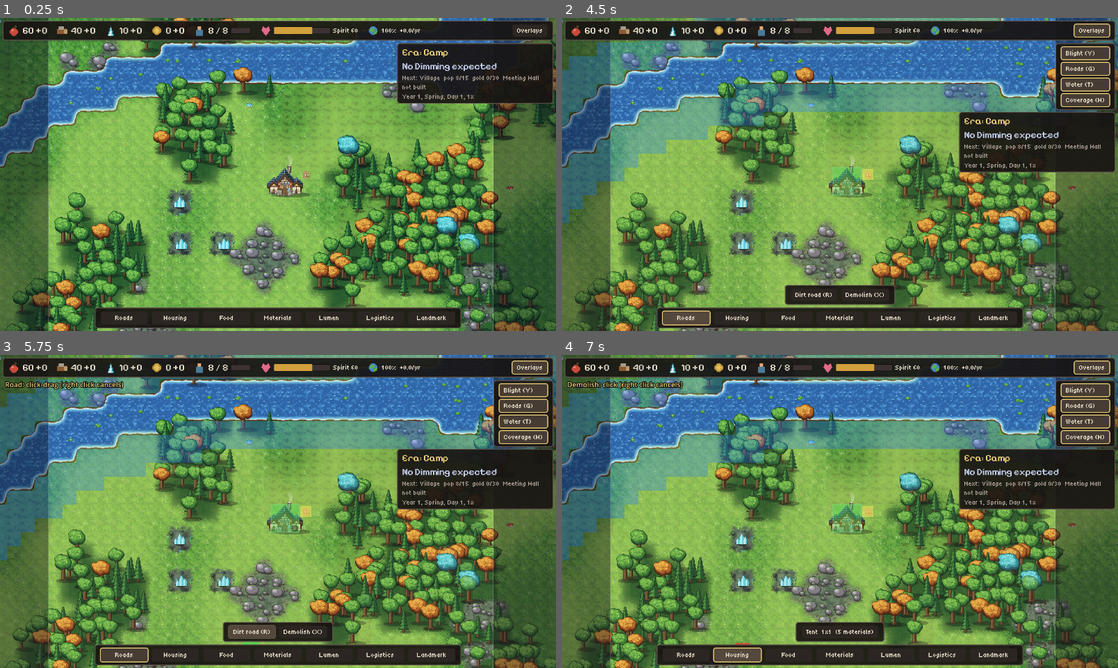
Above: before the commit, frames 1-4 (two rows, left to right).
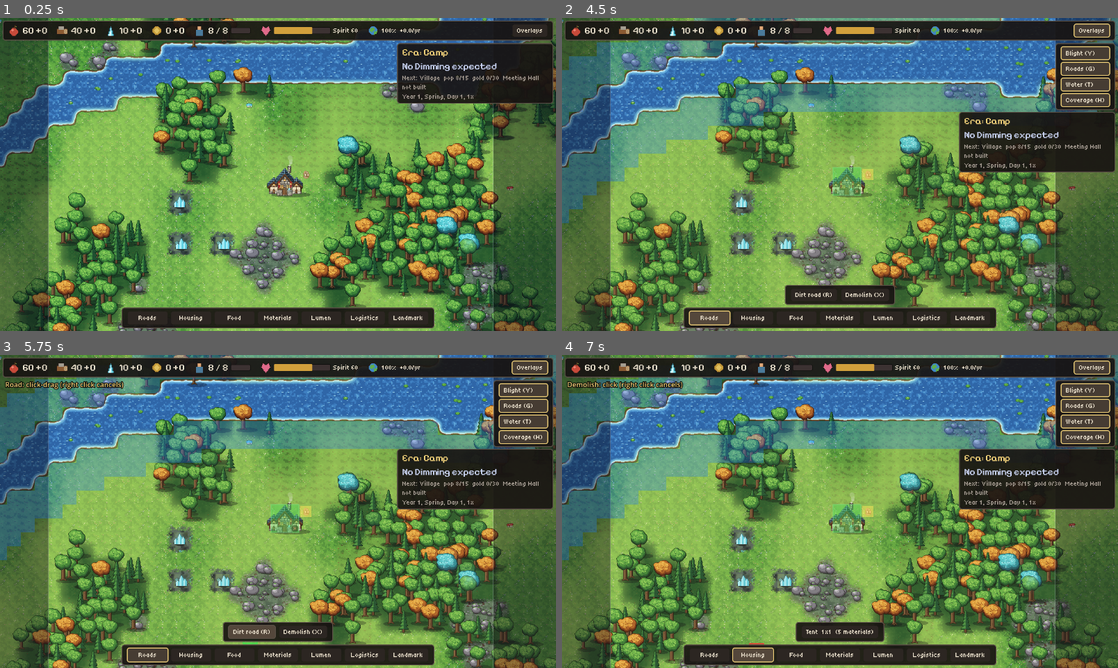
Above: after the commit, the same moments.

Repository: LastNyx/hearthvein
Game: Godot game, scene res://ui/main.tscn
Same seed, same stepped clock (60 frames per second), same inputs: the game is played once before the commit and once after it.
Inputs:
- Up to frame 1 (0.25 s): no input
- Up to frame 2 (4.5 s): click "Overlays" at 0.5 s; click "Blight (V)" at 1.25 s; click "Roads (G)" at 2 s; click "Water (T)" at 2.75 s; click "Coverage (H)" at 3.5 s; click "Roads" at 4.25 s
- Up to frame 3 (5.75 s): click "Dirt road (R)" at 5 s
- Up to frame 4 (7 s): click "Demolish (X)" at 5.75 s; click "Housing" at 6.5 s

The runs differ from the first frame. In frame 1, 1.0% of the frame differs, in the area x 17-83%, y 92-100%; in frame 2, 1.2%; in frame 3, 1.1%; in frame 4, 1.2%.

Commit message:
Add the region map (M) with prices, Buy and reward markers; locked-region reward markers on the map; two-row build bar

Diff:
--- a/render/map_view.gd
+++ b/render/map_view.gd
@@ -385,4 +385,17 @@
 			var owned := map.is_region_owned(r)
 			if not owned:
 				draw_rect(rect, DIM)
+				_draw_reward(map.get_region_reward(r), map.region_reward_pos[r])
 			draw_rect(rect, BORDER_OWNED if owned else BORDER_LOCKED, false, 1.0)
+
+	## Small diamond marker on the reward tile of a locked region (design section 4), bright enough to read through the dim.
+	func _draw_reward(reward: String, pos: Vector2i) -> void:
+		if reward == "" or pos.x < 0:
+			return
+		var c: Color = MapState.REWARD_COLORS.get(reward, Color.WHITE)
+		var o := (Vector2(pos) + Vector2(0.5, 0.5)) * TILE
+		var k := TILE * 1.1
+		var pts := PackedVector2Array([o + Vector2(0, -k), o + Vector2(k, 0), o + Vector2(0, k), o + Vector2(-k, 0)])
+		draw_colored_polygon(pts, Color(c, 0.9))
+		pts.append(pts[0])
+		draw_polyline(pts, Color(0.05, 0.05, 0.1, 0.9), 2.0)
--- a/sim/map_state.gd
+++ b/sim/map_state.gd
@@ -27,6 +27,10 @@
 const REWARD_OLD_FOREST := "old_forest"
 const REWARD_SPRING := "spring"
 const REWARD_TYPES: Array[String] = [REWARD_RICH_VEIN, REWARD_RUINS, REWARD_FERTILE_VALLEY, REWARD_OLD_FOREST, REWARD_SPRING]
+
+## Marker colours of the reward types (the locked-region marker on the map and the region map).
+const REWARD_COLORS := {"rich_vein": Color("7fe0f0"), "ruins": Color("d8c08a"), "fertile_valley": Color("a4d25a"),
+		"old_forest": Color("4ea060"), "spring": Color("6ab4f0")}
 
 var seed_used: int = 0
 ## terrain byte -> terrain def id (sorted ids of DataRegistry.terrain at generation time).
--- a/test/test_hud_model.gd
+++ b/test/test_hud_model.gd
@@ -280,3 +280,61 @@
 			found = true
 			assert_true(e["covered"])
 	assert_true(found)
+
+
+# ---------------------------------------------------------------- region map (ticket 25c)
+
+func test_region_rows_owned_buyable_locked() -> void:
+	var rows := m.region_rows()
+	assert_eq(rows.size(), 16)
+	var start: int = s.map.start_region
+	assert_eq(rows[start]["state"], "owned")
+	assert_eq(rows[start]["note"], "Home")
+	var buyable := 0
+	for r in rows:
+		if r["state"] == "buyable":
+			buyable += 1
+			assert_true(MapState.region_neighbours(r["region"]).has(start))
+			assert_eq(r["price"], 50)
+			assert_eq(r["reason"], "gold")
+			assert_eq(r["note"], "Need 50 gold")
+		elif r["state"] == "locked":
+			assert_eq(r["price"], 0)
+			assert_eq(r["note"], "Locked")
+	assert_eq(buyable, MapState.region_neighbours(start).size())
+
+
+func test_region_rows_buy_updates_price_and_state() -> void:
+	s.gold = 500.0
+	var target := -1
+	for r in m.region_rows():
+		if r["state"] == "buyable":
+			assert_true(r["can_buy"])
+			assert_eq(r["note"], "")
+			target = r["region"]
+	assert_true(m.buy_region(target))
+	var rows := m.region_rows()
+	assert_eq(rows[target]["state"], "owned")
+	assert_eq(rows[target]["note"], "Owned")
+	assert_eq(s.gold, 450.0)
+	for r in rows:
+		if r["state"] == "buyable":
+			assert_eq(r["price"], 100)
+	var locked_buy := -1
+	for r in rows:
+		if r["state"] == "locked":
+			locked_buy = r["region"]
+	assert_false(m.buy_region(locked_buy))
+
+
+func test_region_rows_rewards_shown_on_locked_regions() -> void:
+	var seen := 0
+	for r in m.region_rows():
+		var want := s.map.get_region_reward(r["region"])
+		assert_eq(r["reward"], want)
+		if want != "":
+			seen += 1
+			assert_ne(r["reward_label"], "")
+			assert_true(r["reward_pos"].x >= 0)
+			assert_true(MapState.region_rect(r["region"]).has_point(r["reward_pos"]))
+	assert_true(seen >= 4)
--- /dev/null
+++ b/tools/region_shot.gd
@@ -0,0 +1,33 @@
+extends SceneTree
+## Windowed screenshots of the region map: godot --path . -s tools/region_shot.gd [-- seed]
+## Writes /tmp/hv_region_bar.png (main view, Village build bar with every category showing, 1280x720) and
+## /tmp/hv_region_map.png (the region map open on M, gold for one region).
+
+func _shoot(path: String) -> void:
+	for i in 4:
+		await process_frame
+	await RenderingServer.frame_post_draw
+	root.get_texture().get_image().save_png(path)
+
+
+func _init() -> void:
+	var args := OS.get_cmdline_user_args()
+	var main: Node = load("res://ui/main.tscn").instantiate()
+	main.game_seed = int(args[0]) if args.size() > 0 else 42
+	root.add_child(main)
+	await process_frame
+	var s: Settlement = main.settlement
+	var hud := main.get_node("Hud") as Hud
+	s.era_override = "village"
+	hud._rebuild_categories()
+	s.gold = 60.0
+	var cam: CameraController = main.get_node("Camera")
+	cam.set_zoom_step(2)
+	hud.open_category("civic")
+	await _shoot("/tmp/hv_region_bar.png")
+	hud.open_category("civic")
+	hud.toggle_region_map()
+	await _shoot("/tmp/hv_region_map.png")
+	print("categories: ", main.hud_model.build_bar().size(), " buyable rows: ",
+			main.hud_model.region_rows().filter(func(r: Dictionary) -> bool: return r["state"] == "buyable").size())
+	quit()
--- a/ui/hud.gd
+++ b/ui/hud.gd
@@ -48,7 +48,8 @@
 var _sel_halt: Label
 var _sel_warn: Label
 var _prio_buttons: Dictionary = {}
-var _cat_box: HBoxContainer
+var _cat_box: GridContainer
+var _region_map: RegionMap
 var _cat_buttons: Dictionary = {}
 var _fly_panel: PanelContainer
 var _fly_box: HBoxContainer
@@ -100,6 +101,10 @@
 	add_child(_float)
 	_float.set_anchors_and_offsets_preset(Control.PRESET_FULL_RECT)
 	_build_selection_panel(_float)
+	_region_map = RegionMap.new()
+	_float.add_child(_region_map)
+	_region_map.setup(self, model)
+	_region_map.resized.connect(_center_region_map)
 	_build_bar(col)
 	model.s.events.subscribe("era_changed", func(_e: Dictionary) -> void: _rebuild_categories())
 	refresh()
@@ -400,8 +405,9 @@
 	_fly_panel.visible = false
 	var p := _panel(parent)
 	p.size_flags_horizontal = Control.SIZE_SHRINK_CENTER
-	_cat_box = HBoxContainer.new()
-	_cat_box.add_theme_constant_override("separation", 6)
+	_cat_box = GridContainer.new()
+	_cat_box.add_theme_constant_override("h_separation", 4)
+	_cat_box.add_theme_constant_override("v_separation", 4)
 	p.add_child(_cat_box)
 	_rebuild_categories()
 
@@ -410,9 +416,12 @@
 	for c in _cat_box.get_children():
 		c.queue_free()
 	_cat_buttons.clear()
-	for cat in model.build_bar():
+	var cats := model.build_bar()
+	# Up to 8 categories share one row; more wrap into two so 10-12 fit at 1280 px.
+	_cat_box.columns = cats.size() if cats.size() <= 8 else ceili(cats.size() / 2.0)
+	for cat in cats:
 		var b := _button(_cat_box, cat["label"], 16)
-		b.custom_minimum_size = Vector2(112, 34)
+		b.custom_minimum_size = Vector2(96, 34)
 		b.pressed.connect(open_category.bind(cat["id"]))
 		_cat_buttons[cat["id"]] = b
 	_show_flyout()
@@ -477,11 +486,23 @@
 	_refresh_overlay_buttons()
 	_refresh_selection()
 	_refresh_notes()
+	_region_map.refresh()
+
+
+func toggle_region_map() -> void:
+	_region_map.toggle()
+
+
+func _center_region_map() -> void:
+	var vp := get_viewport().get_visible_rect().size
+	_region_map.position = ((vp - _region_map.size) / 2.0).floor()
 
 
 func _process(delta: float) -> void:
 	if _sel_panel.visible:
 		_place_selection_panel()
+	if _region_map.visible:
+		_center_region_map()
 	_acc += delta
 	if _acc >= 0.2:
 		_acc = 0.0
@@ -490,7 +511,7 @@
 
 ## True when Esc would still cancel something (build tool, selection, open build flyout): then it is not the menu's.
 func has_cancelable() -> bool:
-	return (build != null and build.mode != BuildController.Mode.NONE) or model.selected_id >= 0 or _open_cat != ""
+	return _region_map.visible or (build != null and build.mode != BuildController.Mode.NONE) or model.selected_id >= 0 or _open_cat != ""
 
 
 func _unhandled_input(event: InputEvent) -> void:
@@ -500,8 +521,10 @@
 			KEY_G: _on_overlay("roads")
 			KEY_T: _on_overlay("water")
 			KEY_H: _on_overlay("coverage")
+			KEY_M: _region_map.toggle()
 			KEY_B: open_category("housing" if _open_cat == "" else _open_cat)
 			KEY_ESCAPE:
+				_region_map.close()
 				model.clear_selection()
 				_open_cat = ""
 				_show_flyout()
--- a/ui/hud_model.gd
+++ b/ui/hud_model.gd
@@ -8,6 +8,8 @@
 const CATEGORY_ORDER: Array[String] = ["roads", "housing", "food", "materials", "lumen", "refining", "gold",
 		"water", "logistics", "civic", "sky", "landmark"]
 const RESOURCES: Array[String] = ["food", "materials", "lumen", "gold"]
+const REWARD_LABELS := {"rich_vein": "Rich vein", "ruins": "Ruins", "fertile_valley": "Fertile valley",
+		"old_forest": "Old forest", "spring": "Spring"}
 const PRIORITY_LABELS := {"low": "Low", "normal": "Normal", "high": "High"}
 
 var s: Settlement
@@ -363,3 +365,36 @@
 			continue
 		out.append({"id": bid, "covered": sys != null and sys.home_covered(s, bid)})
 	return out
+
+
+# ---------------------------------------------------------------- region map
+
+## One row per region (index = row * 4 + col) for the region map (key M): {region, col, row, rect (tiles), owned, start,
+## state (owned|buyable|locked), price (gold, buyable regions only, else 0), can_buy, reason (Settlement.can_buy_region),
+## note (player text: "Owned", "Home", "Locked", "Need 50 gold" or ""), reward (id or ""), reward_label, reward_pos}.
+func region_rows() -> Array[Dictionary]:
+	var out: Array[Dictionary] = []
+	var m := s.map
+	var price := s.next_region_price()
+	for r in MapState.REGION_COUNT:
+		var owned := m.is_region_owned(r)
+		var can := s.can_buy_region(r)
+		var reason: String = can["reason"]
+		var buyable := not owned and reason != "not_adjacent" and reason != "unknown"
+		var state := "owned" if owned else ("buyable" if buyable else "locked")
+		var note := ""
+		match state:
+			"owned": note = "Home" if r == m.start_region else "Owned"
+			"locked": note = "Locked"
+			_: note = "" if can["ok"] else "Need %d gold" % price
+		var reward := m.get_region_reward(r)
+		out.append({"region": r, "col": r % MapState.REGION_COLS, "row": r / MapState.REGION_COLS,
+				"rect": MapState.region_rect(r), "owned": owned, "start": r == m.start_region, "state": state,
+				"price": price if buyable else 0, "can_buy": can["ok"], "reason": reason, "note": note,
+				"reward": reward, "reward_label": REWARD_LABELS.get(reward, ""), "reward_pos": m.region_reward_pos[r]})
+	return out
+
+
+## Command: buy region r through the Settlement.
+func buy_region(r: int) -> bool:
+	return s.buy_region(r)
--- /dev/null
+++ b/ui/region_map.gd
@@ -0,0 +1,155 @@
+class_name RegionMap
+extends PanelContainer
+## The region map (key M, design.md section 4): the 4x4 region grid over a scaled summary of the real terrain. Owned
+## regions are bright, buyable ones (4-adjacent to an owned region) show their price and a Buy button (disabled, with the
+## reason, when gold is short), the rest are dimmed; each reward gets a marker and a short label. Thin: rows come from
+## HudModel.region_rows(), Buy goes through HudModel.buy_region().
+
+const SCALE := 5  # screen pixels per map tile: 128 x 96 tiles -> 640 x 480
+const CELL := Vector2(MapState.REGION_W * SCALE, MapState.REGION_H * SCALE)
+const GROUND_COLORS := {"water": Color("3d6a9a"), "grass": Color("6a9a48"), "forest": Color("2f5e32"),
+		"soil": Color("8a6a42"), "rock": Color("8a8a8e"), "vein": Color("6fd8e8"), "sky": Color("c8d8f0")}
+
+var hud: Hud
+var model: HudModel
+var _tex: TextureRect
+var _marks: Marks
+var _gold: Label
+var _buttons: Dictionary = {}  # region -> Button
+var _notes: Dictionary = {}  # region -> Label
+
+
+func setup(h: Hud, m: HudModel) -> void:
+	hud = h
+	model = m
+	add_theme_stylebox_override("panel", hud._style())
+	mouse_filter = Control.MOUSE_FILTER_STOP
+	var v := VBoxContainer.new()
+	v.add_theme_constant_override("separation", 6)
+	add_child(v)
+	var head := HBoxContainer.new()
+	v.add_child(head)
+	var title := hud._label(head, 18, Hud.GOLD)
+	title.text = "Regions"
+	var sp := Control.new()
+	sp.size_flags_horizontal = Control.SIZE_EXPAND_FILL
+	head.add_child(sp)
+	_gold = hud._label(head, 17, Hud.GOLD)
+	var holder := Control.new()
+	holder.custom_minimum_size = Vector2(MapState.WIDTH * SCALE, MapState.HEIGHT * SCALE)
+	v.add_child(holder)
+	_tex = TextureRect.new()
+	_tex.texture_filter = CanvasItem.TEXTURE_FILTER_NEAREST
+	_tex.expand_mode = TextureRect.EXPAND_IGNORE_SIZE
+	_tex.stretch_mode = TextureRect.STRETCH_SCALE
+	_tex.mouse_filter = Control.MOUSE_FILTER_IGNORE
+	holder.add_child(_tex)
+	_tex.size = Vector2(MapState.WIDTH * SCALE, MapState.HEIGHT * SCALE)
+	_marks = Marks.new()
+	_marks.owner_panel = self
+	_marks.mouse_filter = Control.MOUSE_FILTER_IGNORE
+	holder.add_child(_marks)
+	_marks.size = _tex.size
+	for r in MapState.REGION_COUNT:
+		var origin := Vector2((r % MapState.REGION_COLS) * CELL.x, (r / MapState.REGION_COLS) * CELL.y)
+		var b := hud._button(holder, "Buy", 16)
+		b.position = origin + Vector2(CELL.x / 2.0 - 50.0, CELL.y - 62.0)
+		b.custom_minimum_size = Vector2(100, 28)
+		b.size = Vector2(100, 28)
+		b.pressed.connect(_buy.bind(r))
+		_buttons[r] = b
+		var n := hud._label(holder, 14, Hud.INK)
+		n.position = origin + Vector2(0, CELL.y - 28.0)
+		n.size = Vector2(CELL.x, 20)
+		n.horizontal_alignment = HORIZONTAL_ALIGNMENT_CENTER
+		_notes[r] = n
+	var hint := hud._label(v, 14, Hud.DIM)
+	hint.text = "Buy a region next to your land. M or Esc closes."
+	visible = false
+
+
+func open() -> void:
+	_tex.texture = ImageTexture.create_from_image(minimap_image(model.s.map))
+	visible = true
+	refresh()
+
+
+func close() -> void:
+	visible = false
+
+
+func toggle() -> void:
+	if visible:
+		close()
+	else:
+		open()
+
+
+func _buy(r: int) -> void:
+	model.buy_region(r)
+	refresh()
+
+
+func refresh() -> void:
+	if not visible:
+		return
+	_gold.text = "Gold %d" % floori(model.s.gold)
+	_marks.rows = model.region_rows()
+	for row: Dictionary in _marks.rows:
+		var r: int = row["region"]
+		var b: Button = _buttons[r]
+		b.visible = row["state"] == "buyable"
+		b.text = "Buy %d" % row["price"]
+		b.disabled = not row["can_buy"]
+		var n: Label = _notes[r]
+		n.text = row["note"]
+		n.add_theme_color_override("font_color", Hud.GOLD if row["state"] == "buyable" else Hud.INK)
+	_marks.queue_redraw()
+
+
+## One pixel per map tile, coloured by its ground; scaled up with nearest filtering.
+static func minimap_image(map: MapState) -> Image:
+	var img := Image.create(MapState.WIDTH, MapState.HEIGHT, false, Image.FORMAT_RGBA8)
+	var cache := {}
+	for y in MapState.HEIGHT:
+		for x in MapState.WIDTH:
+			var id := map.terrain_id_at(x, y)
+			if not cache.has(id):
+				cache[id] = GROUND_COLORS.get(ArtLibrary.ground_of(id) if ArtLibrary.has_terrain(id) else "grass",
+						GROUND_COLORS["grass"])
+			img.set_pixel(x, y, cache[id])
+	return img
+
+
+## Dimming, borders and reward markers over the minimap (drawn under the Buy buttons).
+class Marks extends Control:
+	var owner_panel: RegionMap
+	var rows: Array[Dictionary] = []
+
+	func _draw() -> void:
+		var font := owner_panel.hud._px_font(14)
+		var fsize := Hud._px_size(14)
+		for row: Dictionary in rows:
+			var origin := Vector2(row["col"] * CELL.x, row["row"] * CELL.y)
+			var rect := Rect2(origin, CELL)
+			match row["state"]:
+				"locked": draw_rect(rect, Color(0.02, 0.03, 0.08, 0.68))
+				"buyable": draw_rect(rect, Color(0.02, 0.03, 0.08, 0.3))
+			draw_rect(rect, Color(Hud.GOLD, 0.9) if row["state"] == "buyable" else Color(1, 1, 1, 0.35), false, 2.0)
+			var reward: String = row["reward"]
+			var pos: Vector2i = row["reward_pos"]
+			if reward == "" or pos.x < 0:
+				continue
+			var c: Color = MapState.REWARD_COLORS.get(reward, Color.WHITE)
+			var o := (Vector2(pos) + Vector2(0.5, 0.5)) * SCALE
+			var k := 7.0
+			var pts := PackedVector2Array([o + Vector2(0, -k), o + Vector2(k, 0), o + Vector2(0, k), o + Vector2(-k, 0)])
+			draw_colored_polygon(pts, c)
+			pts.append(pts[0])
+			draw_polyline(pts, Color(0.05, 0.05, 0.1), 2.0)
+			var label: String = row["reward_label"]
+			var w := font.get_string_size(label, HORIZONTAL_ALIGNMENT_LEFT, -1, fsize).x
+			var tp := Vector2(clampf(o.x - w / 2.0, origin.x + 4.0, origin.x + CELL.x - w - 4.0), o.y + k + 16.0)
+			tp.y = minf(tp.y, origin.y + CELL.y - 70.0)
+			draw_string(font, tp + Vector2(1, 1), label, HORIZONTAL_ALIGNMENT_LEFT, -1, fsize, Color(0, 0, 0, 0.9))
+			draw_string(font, tp, label, HORIZONTAL_ALIGNMENT_LEFT, -1, fsize, Color(c.lightened(0.3), 1.0))
Not shown, added: tools/region_shot.gd.uid
Not shown, added: ui/region_map.gd.uid
